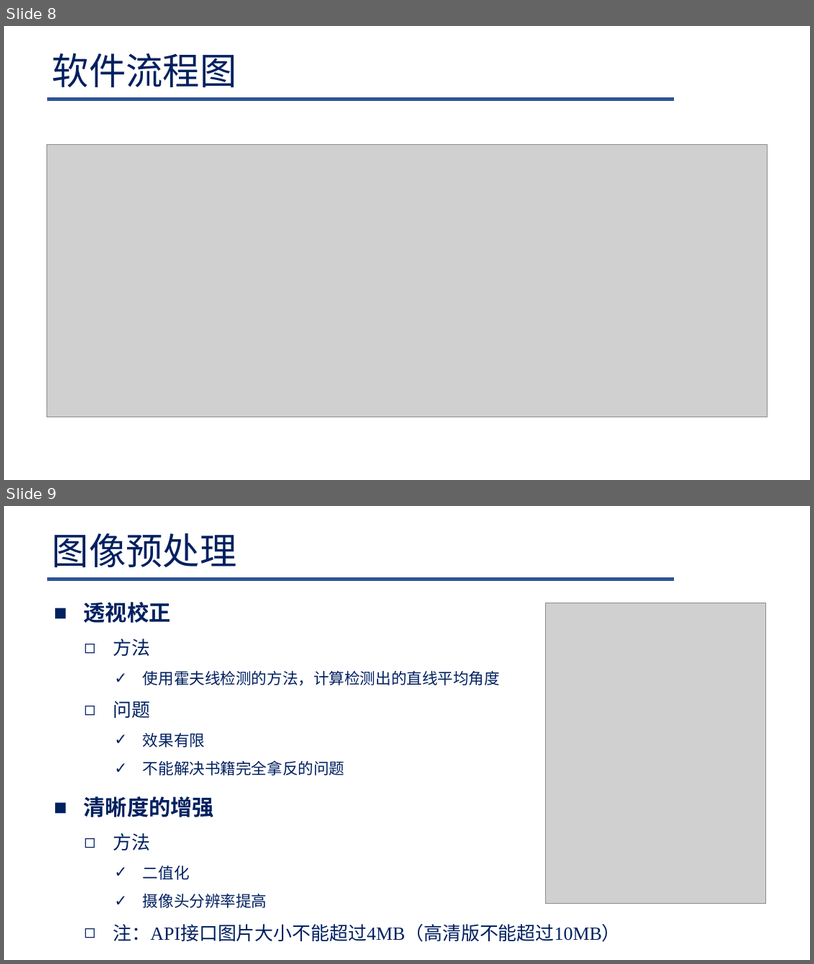
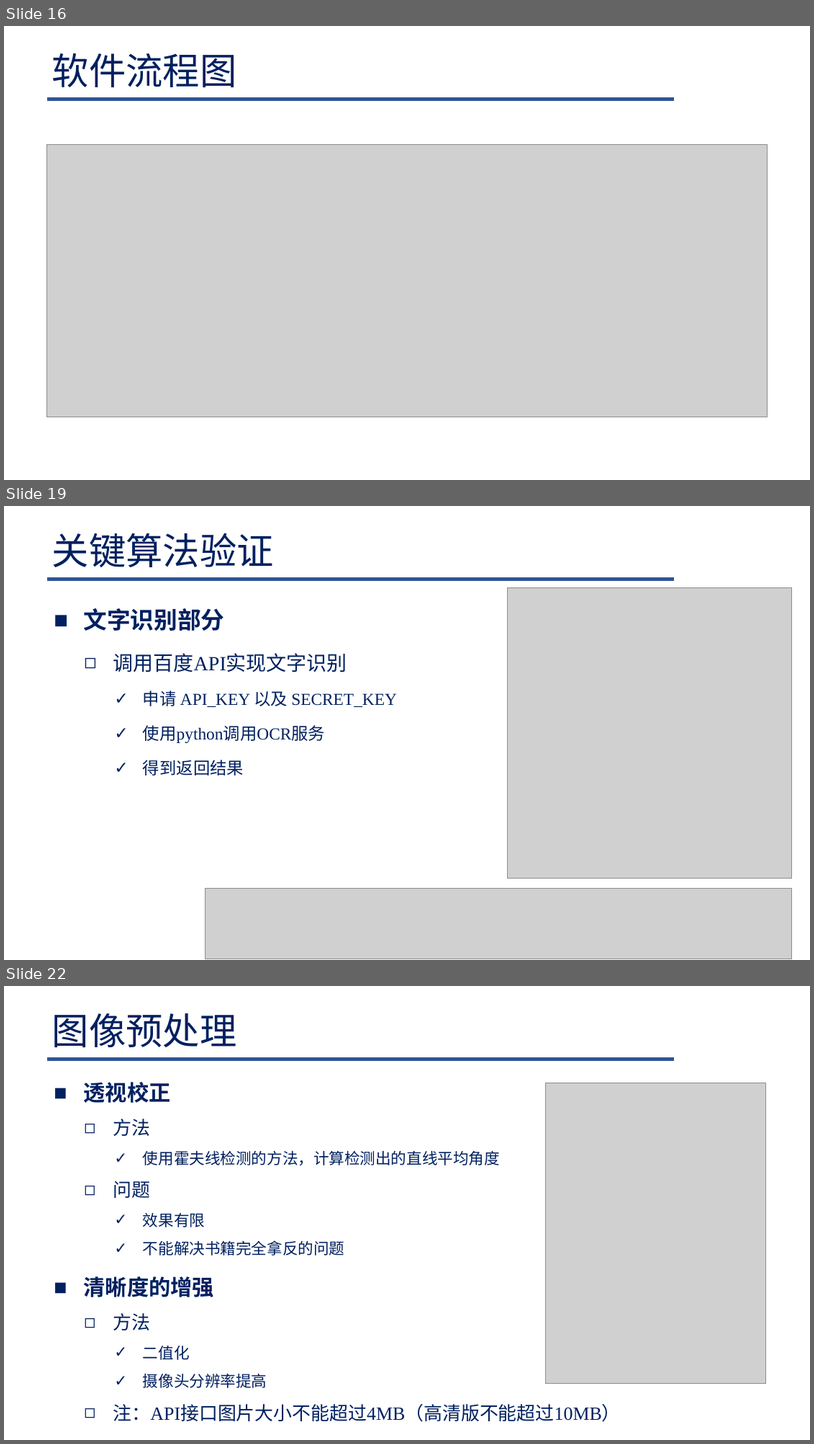
Before and after one commit to Lelucermaire111/Intelligent-blind-assistance-system, a slide deck: 系统设计/系统设计.pptx. Shown one above the other, each under a label of ours: slides 8 and 9 before the commit, slides 16, 19 and 22 after it; the slides between them are not shown. The pictures are 814x964 and 814x1444 pixels, drawn with LibreOffice and Linux fonts; fonts in the diff are those of the drawing; grey boxes stand for pictures; background and template pictures are left out. Boxes give left, top, right and bottom in pixels: in the first picture for what was removed or moved away, otherwise in the second. Text is boxed around its words. In the diff, an @@ line names an element or a change of style, - is before the commit and + after.

```diff
--- a/系统设计/系统设计.pptx
+++ b/系统设计/系统设计.pptx
@@ slide 19 added at [4, 506, 810, 960], background #FFFFFF; not listed: 1 template element that a slide beside it also shows @@
@@ title added at [52, 533, 274, 567], 44 pt, text #002060 @@
+关键算法验证
@@ picture added at [507, 587, 792, 878] @@
@@ text added at [84, 608, 397, 775], 20 pt, text #002060 @@
+■ 文字识别部分
+  ◻ 调用百度API实现文字识别
+    ✓ 申请 API_KEY 以及 SECRET_KEY
+    ✓ 使用python调用OCR服务
+    ✓ 得到返回结果
@@ picture added at [205, 888, 792, 958] @@
@@ what was slide 8 is now slide 16 @@
@@ what was slide 9 is now slide 22 @@
```
Also in this commit, not shown: 8 slides changed, 24 other slides added, 2 slides removed, 5 other files.
